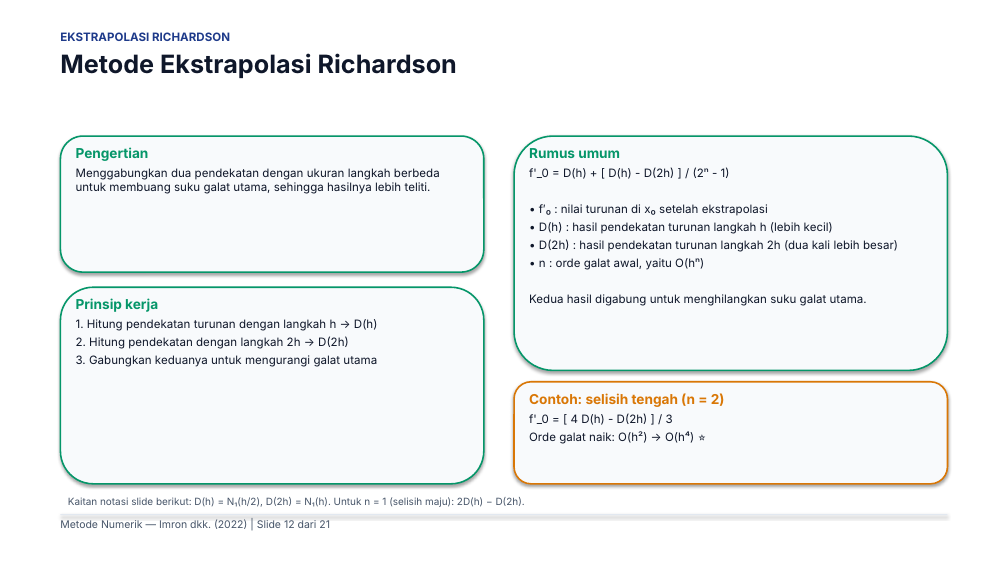
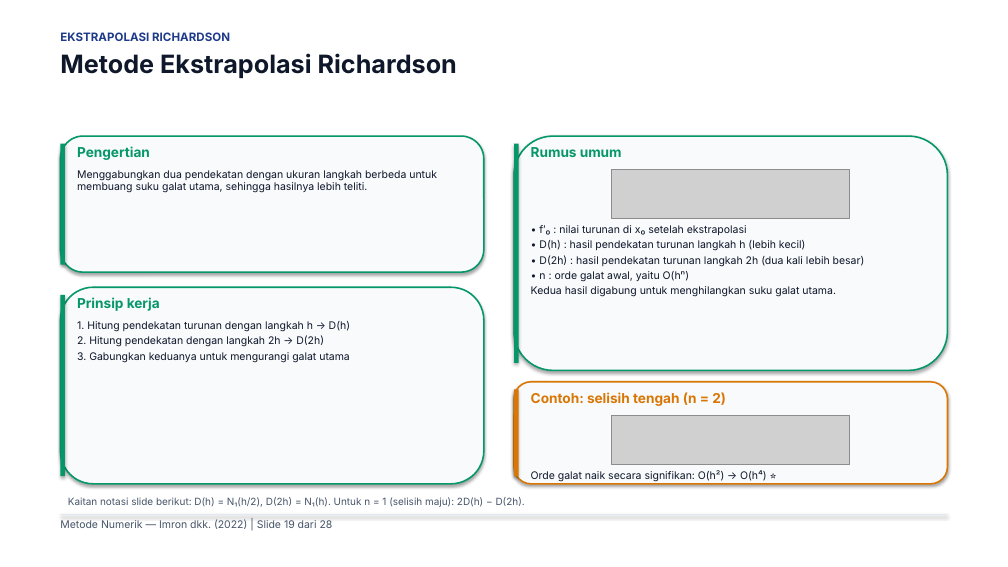
Before and after one commit to Moreyartea/Diferensiasi-Numerik, a slide deck: slide 19 of Diferensiasi_Numerik.pptx (slide 12 before the commit). Drawn at 1008x567 pixels with LibreOffice and Linux fonts; fonts in the diff are those of the drawing; grey boxes stand for pictures. Boxes give left, top, right and bottom in pixels: in the first picture for what was removed or moved away, otherwise in the second. Text is boxed around its words. In the diff, an @@ line names an element or a change of style, - is before the commit and + after.

```diff
--- a/Diferensiasi_Numerik.pptx
+++ b/Diferensiasi_Numerik.pptx
@@ rectangle added at (x1=60, y1=144, x2=65, y2=265), fill #059669 @@
@@ text at (x1=76, y1=147, x2=149, y2=161): paragraph removed @@
-Pengertian
@@ text added at (x1=77, y1=146, x2=150, y2=160), 13 pt, text #059669, bold @@
+Pengertian
@@ rectangle added at (x1=514, y1=144, x2=519, y2=363), fill #059669 @@
@@ text at (x1=529, y1=148, x2=730, y2=179): paragraphs removed @@
-Rumus umum
-f'_0 = D(h) + [ D(h) - D(2h) ] / (2ⁿ - 1)
@@ text added at (x1=531, y1=147, x2=622, y2=157), 13 pt, text #059669, bold @@
+Rumus umum
@@ text "Menggabungkan dua pendekatan dengan ukuran ..." moved from (x1=76, y1=147, x2=440, y2=194) to (x1=77, y1=170, x2=437, y2=193) @@
@@ picture added at (x1=612, y1=169, x2=850, y2=219) @@
@@ size 11 to 10 pt; less space between paragraphs in 3 elements at (x1=77, y1=170, x2=437, y2=193), (x1=77, y1=321, x2=350, y2=363), (x1=531, y1=225, x2=865, y2=297) @@
@@ text "• f′₀ : nilai turunan ..." moved from (x1=529, y1=148, x2=898, y2=306) to (x1=531, y1=225, x2=865, y2=297) @@
@@ rectangle added at (x1=60, y1=295, x2=65, y2=476), fill #059669 @@
@@ text at (x1=76, y1=298, x2=158, y2=312): paragraph removed @@
-Prinsip kerja
@@ text added at (x1=77, y1=297, x2=160, y2=311), 13 pt, text #059669, bold @@
+Prinsip kerja
@@ text "1. Hitung pendekatan turunan dengan ..." moved from (x1=76, y1=298, x2=378, y2=367) to (x1=77, y1=321, x2=350, y2=363) @@
@@ rectangle added at (x1=514, y1=389, x2=519, y2=476), fill #D97706 @@
@@ text added at (x1=531, y1=392, x2=726, y2=406), 13 pt, text #D97706, bold @@
+Contoh: selisih tengah (n = 2)
@@ picture added at (x1=612, y1=415, x2=850, y2=464) @@
@@ text at (x1=531, y1=470, x2=767, y2=482): text changed; size 11 to 10 pt @@
-Contoh: selisih tengah (n = 2)
-f'_0 = [ 4 D(h) - D(2h) ] / 3
-Orde galat naik: O(h²) → O(h⁴) ⭐
+Orde galat naik secara signifikan: O(h²) → O(h⁴) ⭐
@@ text at (x1=60, y1=519, x2=333, y2=529): text changed @@
-Metode Numerik — Imron dkk. (2022) | Slide 12 dari 21
+Metode Numerik — Imron dkk. (2022) | Slide 19 dari 28
```
Also in this commit, not shown: 17 other slides changed, 10 slides added, 3 slides removed, 6 other files.
